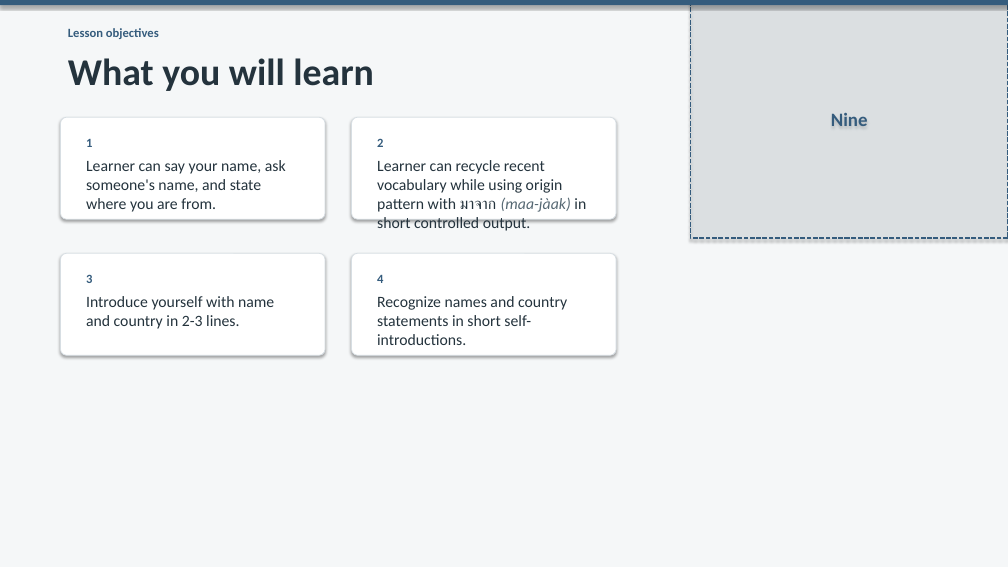
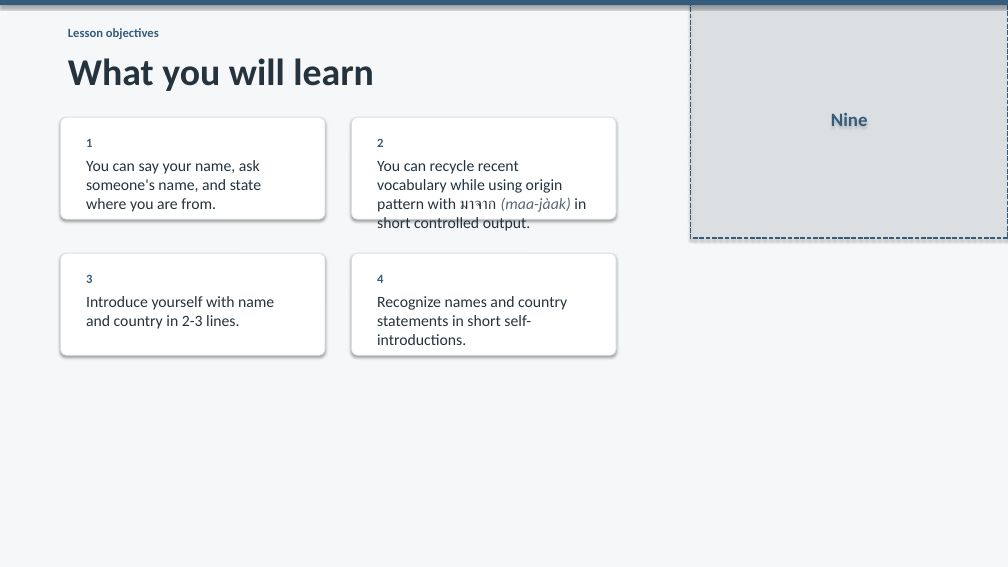
Before and after one commit to OTFTCS/thai-nine, a slide deck: slide 2 of course/modules/M01/L002/M01-L002-deck.pptx. Drawn at 1008x567 pixels with LibreOffice and Linux fonts; fonts in the diff are those of the drawing. Boxes give left, top, right and bottom in pixels: in the first picture for what was removed or moved away, otherwise in the second. Text is boxed around its words. In the diff, an @@ line names an element or a change of style, - is before the commit and + after.

```diff
--- a/course/modules/M01/L002/M01-L002-deck.pptx
+++ b/course/modules/M01/L002/M01-L002-deck.pptx
@@ text at (86,160,261,212): text changed @@
-Learner can say your name, ask someone's name, and state where you are from.
+You can say your name, ask someone's name, and state where you are from.
@@ text at (377,160,586,231): text changed @@
-Learner can recycle recent vocabulary while using origin pattern with มาจาก (maa-jàak) in short controlled output.
+You can recycle recent vocabulary while using origin pattern with มาจาก (maa-jàak) in short controlled output.
```
Also in this commit, not shown: 7 other slides changed, 10 other files.
